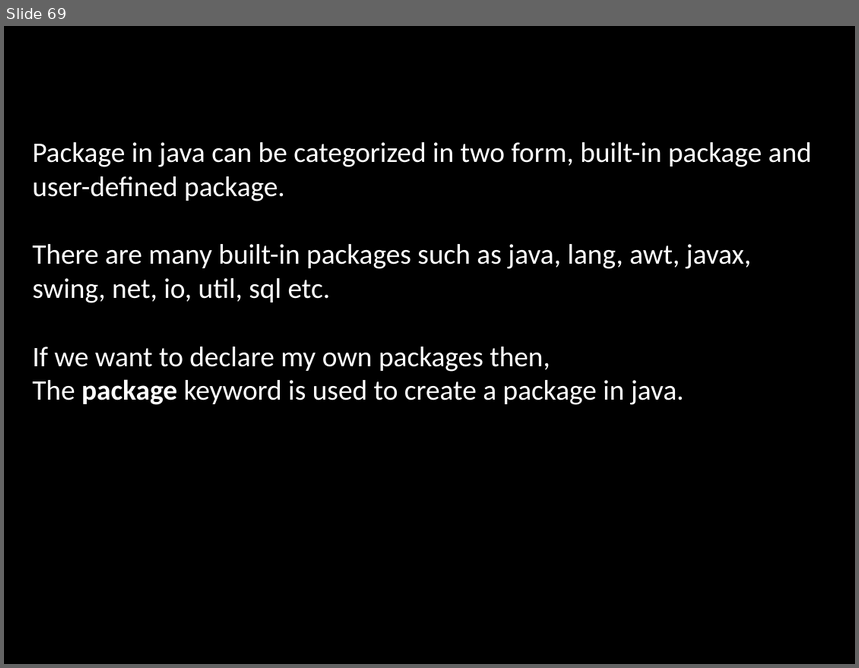
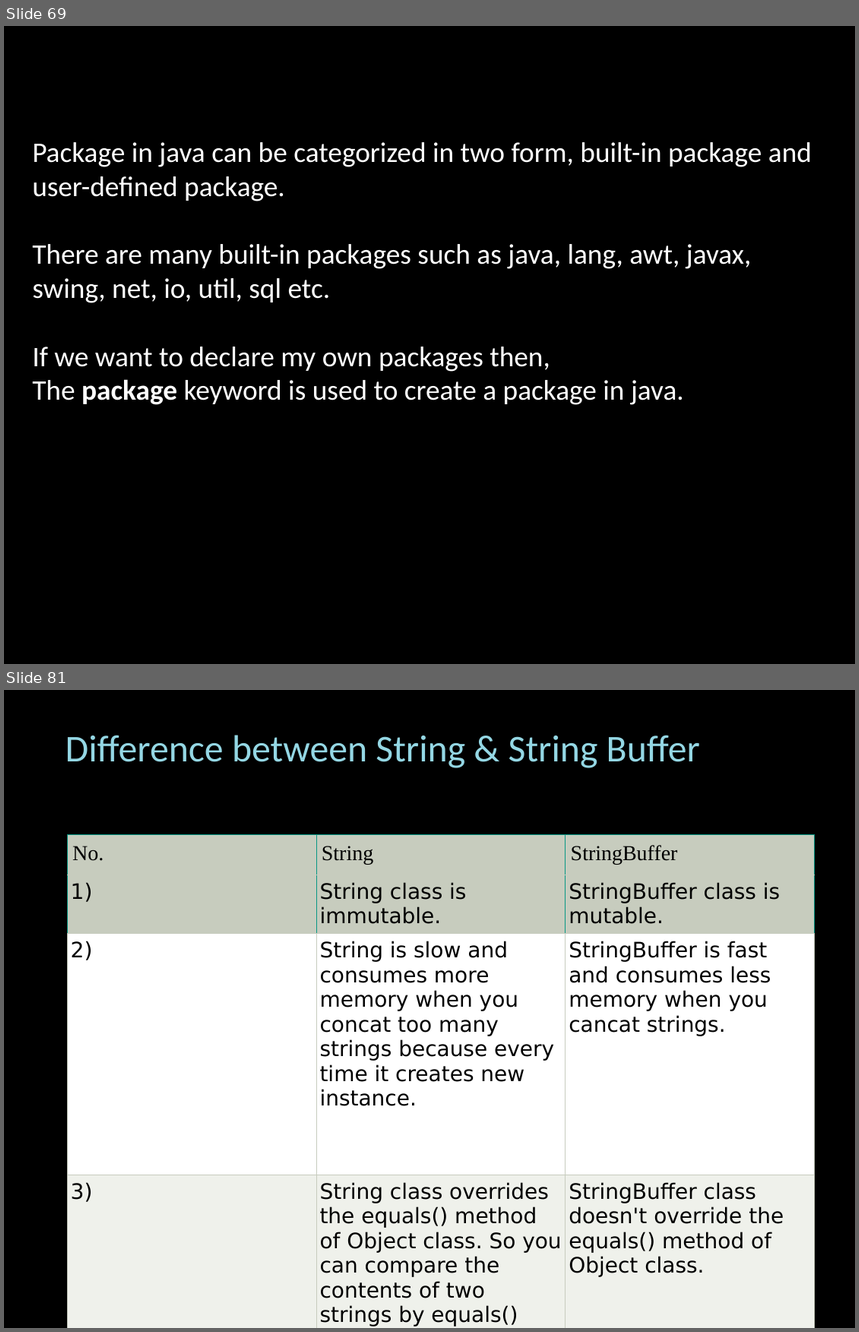
Before and after one commit to shubh1407/JavaTutorials, a slide deck: java_ppt.pptx. Shown one above the other, each under a label of ours: slide 69 before the commit, slides 69 and 81 after it; the slides between them are not shown. The pictures are 859x668 and 859x1332 pixels, drawn with LibreOffice and Linux fonts; fonts in the diff are those of the drawing; background and template pictures are left out. Boxes give left, top, right and bottom in pixels: in the first picture for what was removed or moved away, otherwise in the second. Text is boxed around its words. In the diff, an @@ line names an element or a change of style, - is before the commit and + after.

```diff
--- a/java_ppt.pptx
+++ b/java_ppt.pptx
@@ slide 81 added at box(4, 690, 855, 1328), background picture (left out) @@
@@ subtitle added at box(66, 735, 700, 768), 32 pt, text gradient #9FDBE7 to #94D7E4 to #BFE7EF to #FFFFFF @@
+Difference between String & String Buffer
@@ table added at box(67, 834, 815, 1328), 4 rows, 3 columns @@
+No. | String | StringBuffer
+1) | String class is immutable. | StringBuffer class is mutable.
+2) | String is slow and consumes more memory when you concat too many strings because every time it creates new instance. | StringBuffer is fast and consumes less memory when you cancat strings.
+3) | String class overrides the equals() method of Object class. So you can compare the contents of two strings by equals() method. | StringBuffer class doesn't override the equals() method of Object class.
```
Also in this commit, not shown: 11 slides changed, 65 other slides added, 29 other files.
